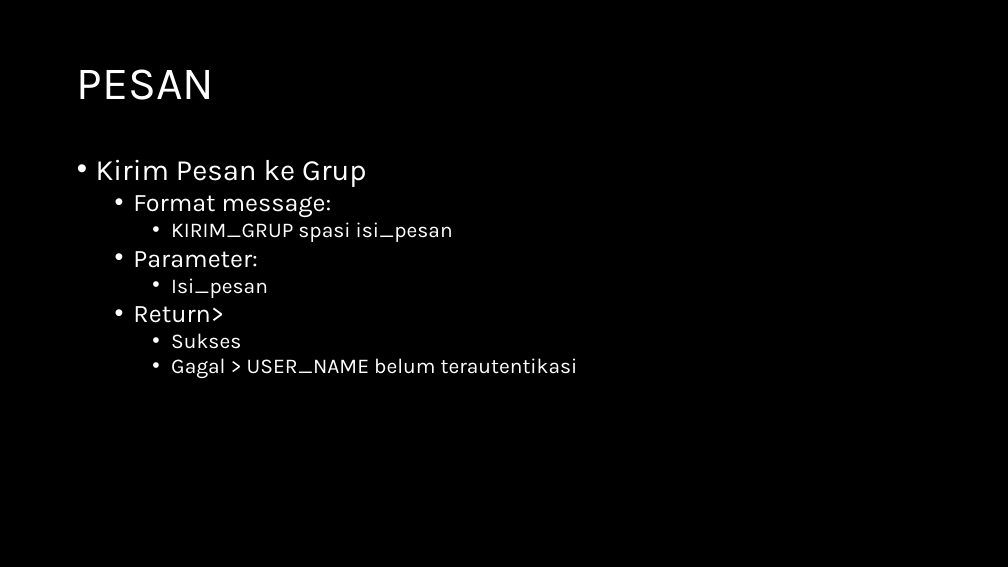
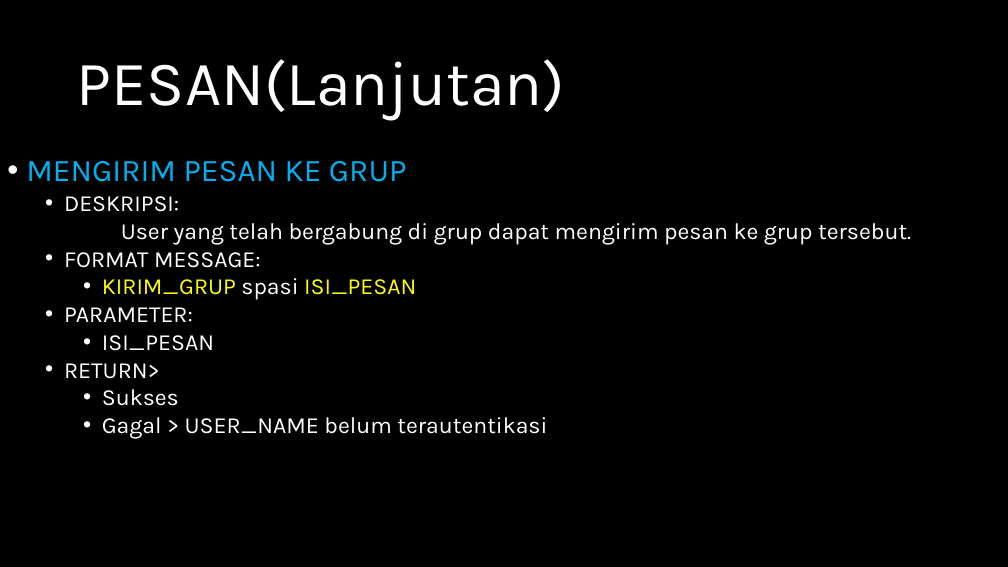
Before and after one commit to jeffrynasri/Kuliah-Progjar-E, a slide deck: slide 7 of TUGAS2_CHATSERVER/DRAFT-CHAT-SERVER.pptx (slide 4 before the commit). Drawn at 1008x567 pixels with LibreOffice and Linux fonts; fonts in the diff are those of the drawing. Boxes give left, top, right and bottom in pixels: in the first picture for what was removed or moved away, otherwise in the second. Text is boxed around its words. In the diff, an @@ line names an element or a change of style, - is before the commit and + after.

```diff
--- a/TUGAS2_CHATSERVER/DRAFT-CHAT-SERVER.pptx
+++ b/TUGAS2_CHATSERVER/DRAFT-CHAT-SERVER.pptx
@@ text at (77, 59, 566, 120): text changed; size 44 to 60 pt @@
-PESAN
+PESAN(Lanjutan)
@@ text "MENGIRIM PESAN KE GRUP": place and size @@
-text "MENGIRIM PESAN KE GRUP" at (96, 159, 578, 378)
+text "MENGIRIM PESAN KE GRUP" at (26, 161, 911, 439)
@@ text at (26, 161, 911, 379): text changed; size 20 to 22 pt @@
-• Kirim Pesan ke Grup
-  • Format message:
-    • KIRIM_GRUP spasi isi_pesan
-  • Parameter:
-    • Isi_pesan
-  • Return>
+• MENGIRIM PESAN KE GRUP
+  • DESKRIPSI:
+  User yang telah bergabung di grup dapat mengirim pesan ke grup tersebut.
+  • FORMAT MESSAGE:
+    • KIRIM_GRUP spasi ISI_PESAN
+  • PARAMETER:
+    • ISI_PESAN
+  • RETURN>
@@ text at (102, 389, 547, 439): size 20 to 22 pt in "Sukses", "Gagal > USER_NAME belum terautentikasi" @@
```
Also in this commit, not shown: 9 other slides changed, 3 slides added.
